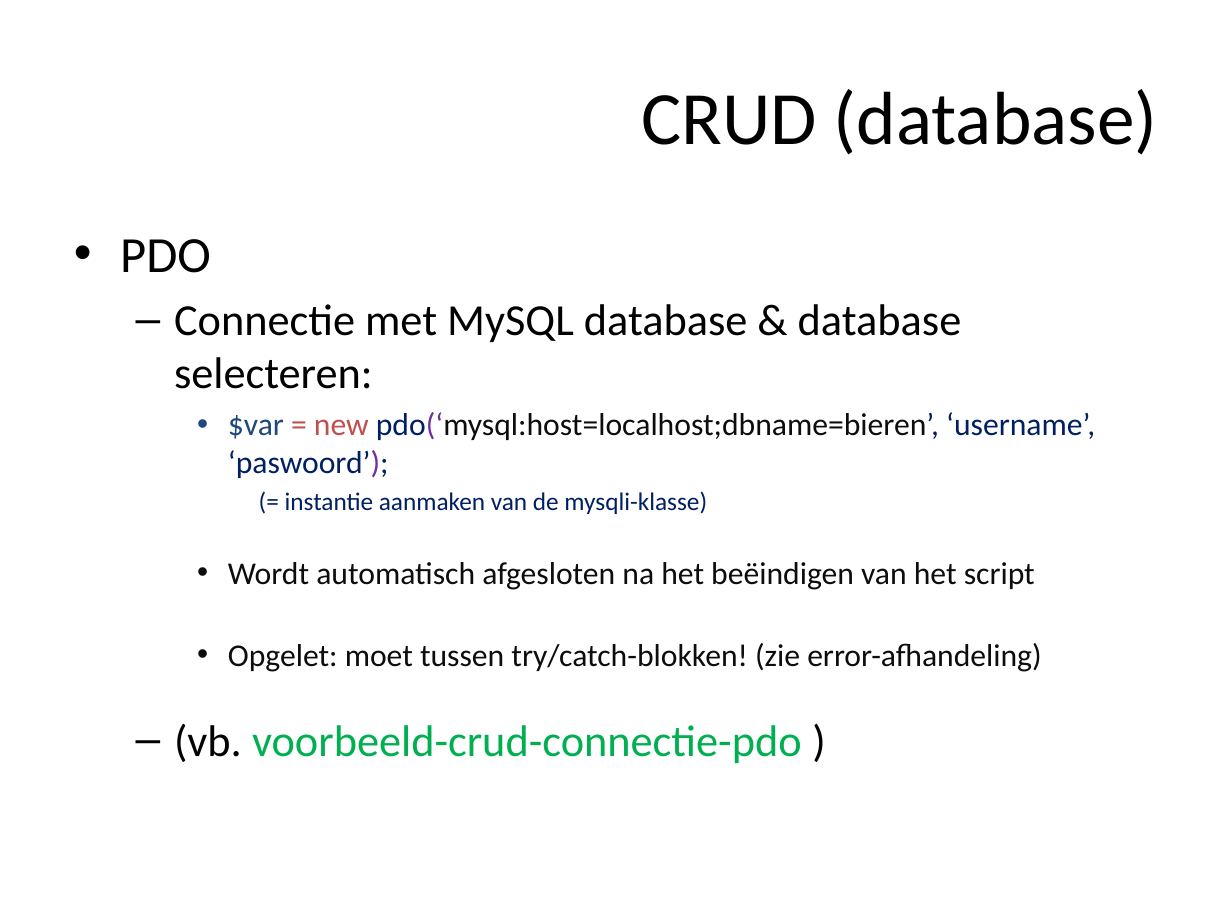
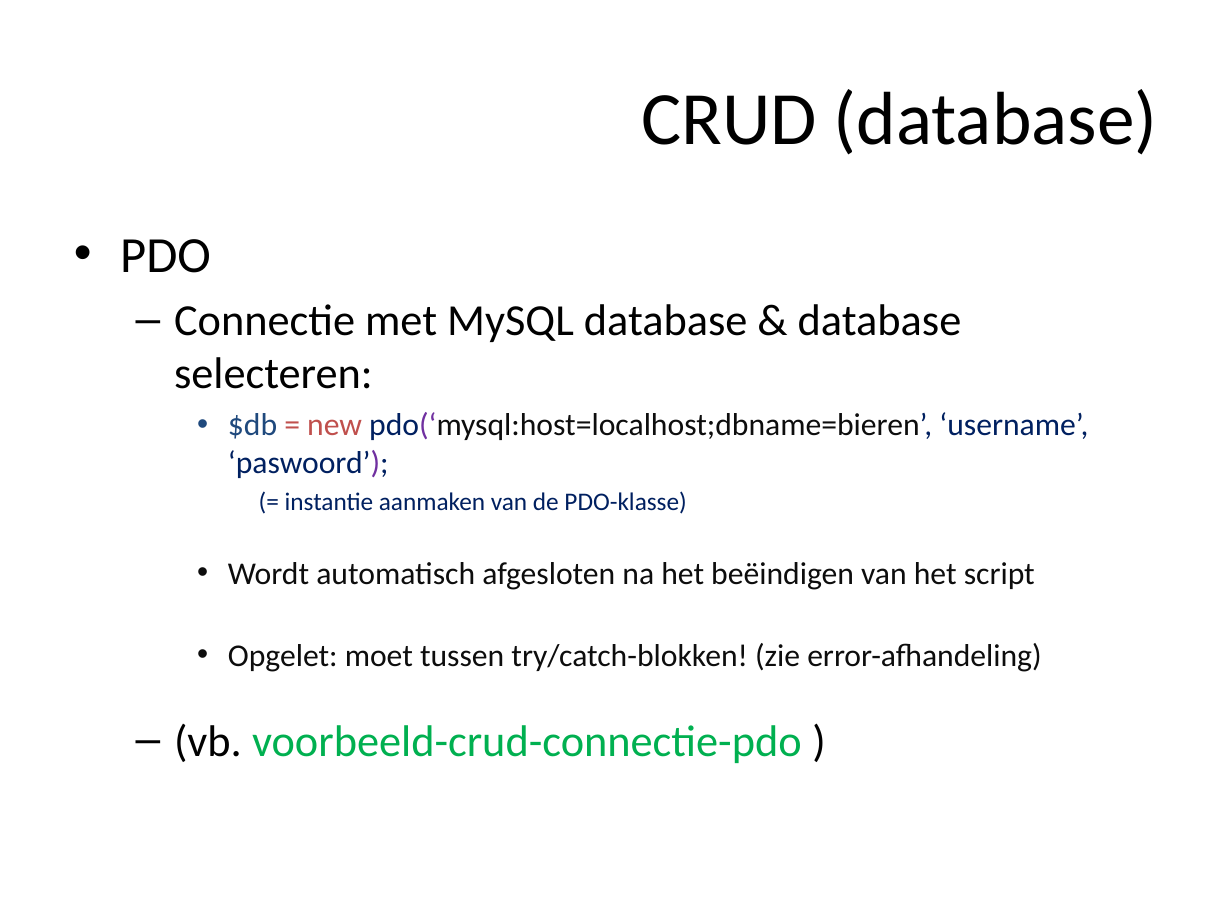
Before and after one commit to ajkea/web-backend-1, a slide deck: slide 161 of public/cursus/web-backend-cursus.pptx. Drawn at 1232x924 pixels with LibreOffice and Linux fonts; fonts in the diff are those of the drawing. Boxes give left, top, right and bottom in pixels: in the first picture for what was removed or moved away, otherwise in the second. Text is boxed around its words. In the diff, an @@ line names an element or a change of style, - is before the commit and + after.

Commit message:
verbeteren crud PDO slides / consistenter maken

```diff
--- a/public/cursus/web-backend-cursus.pptx
+++ b/public/cursus/web-backend-cursus.pptx
@@ text at [228, 412, 1088, 514]: text changed @@
-    • $var = new pdo(‘mysql:host=localhost;dbname=bieren’, ‘username’, ‘paswoord’);
-      (= instantie aanmaken van de mysqli-klasse)
+    • $db = new pdo(‘mysql:host=localhost;dbname=bieren’, ‘username’, ‘paswoord’);
+      (= instantie aanmaken van de PDO-klasse)
```
Also in this commit, not shown: 1 other slide changed, 1 other file.
